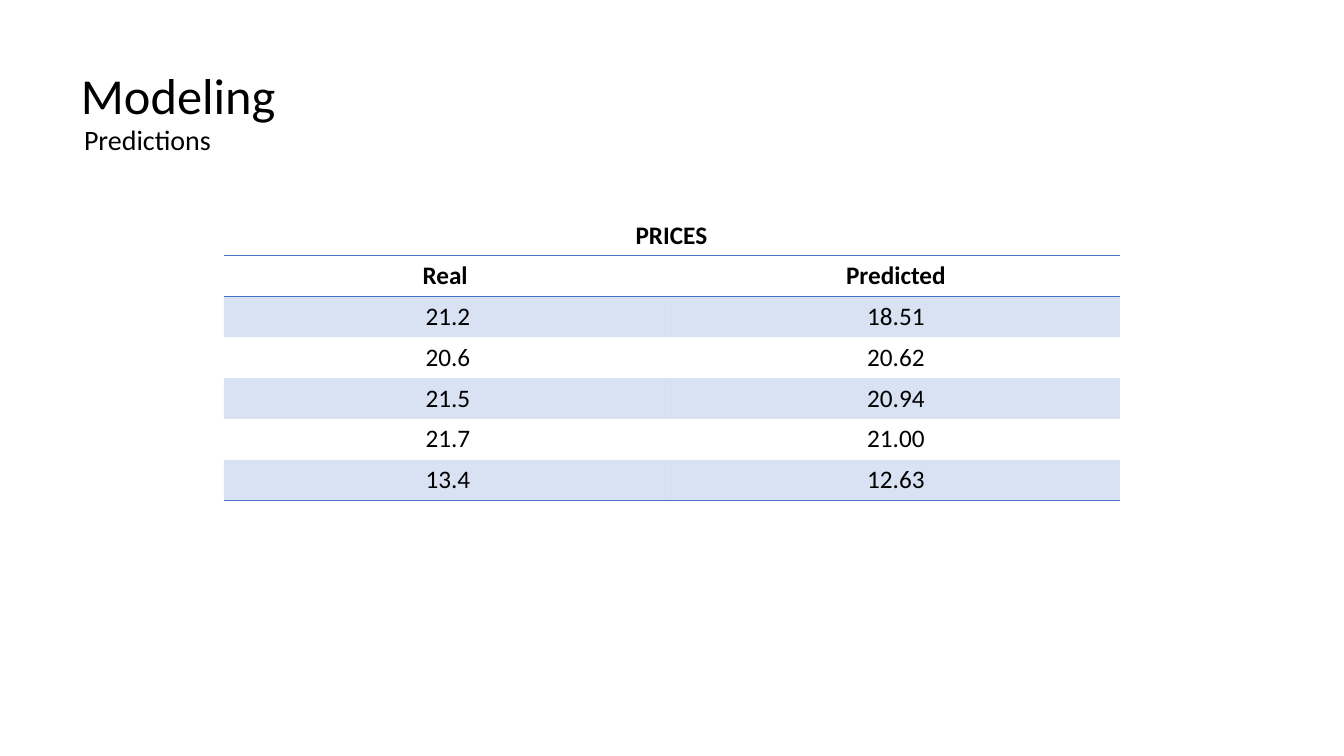
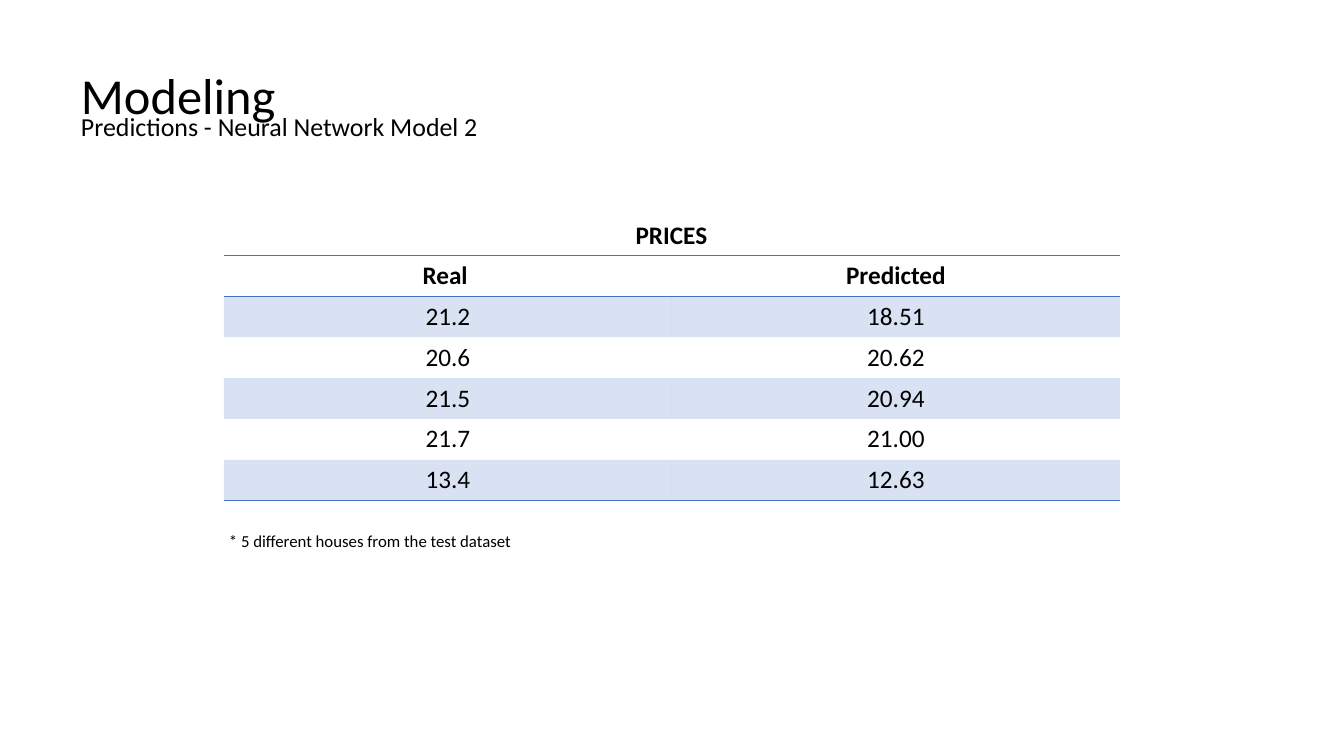
Before and after one commit to Jajc09/data-science, a slide deck: slide 13 of deep-learning/rental-airbnb/boston_ppt.pptx (slide 10 before the commit). Drawn at 1344x756 pixels with LibreOffice and Linux fonts; fonts in the diff are those of the drawing. Boxes give left, top, right and bottom in pixels: in the first picture for what was removed or moved away, otherwise in the second. Text is boxed around its words. In the diff, an @@ line names an element or a change of style, - is before the commit and + after.

```diff
--- a/deep-learning/rental-airbnb/boston_ppt.pptx
+++ b/deep-learning/rental-airbnb/boston_ppt.pptx
@@ text at [81, 115, 477, 137]: text changed; size 20 to 18.5 pt @@
-Predictions
+Predictions - Neural Network Model 2
@@ text added at [241, 535, 511, 547], 12 pt, text #000000 @@
+* 5 different houses from the test dataset
```
Also in this commit, not shown: 7 other slides changed, 6 slides added, 3 slides removed, 4 other files.
